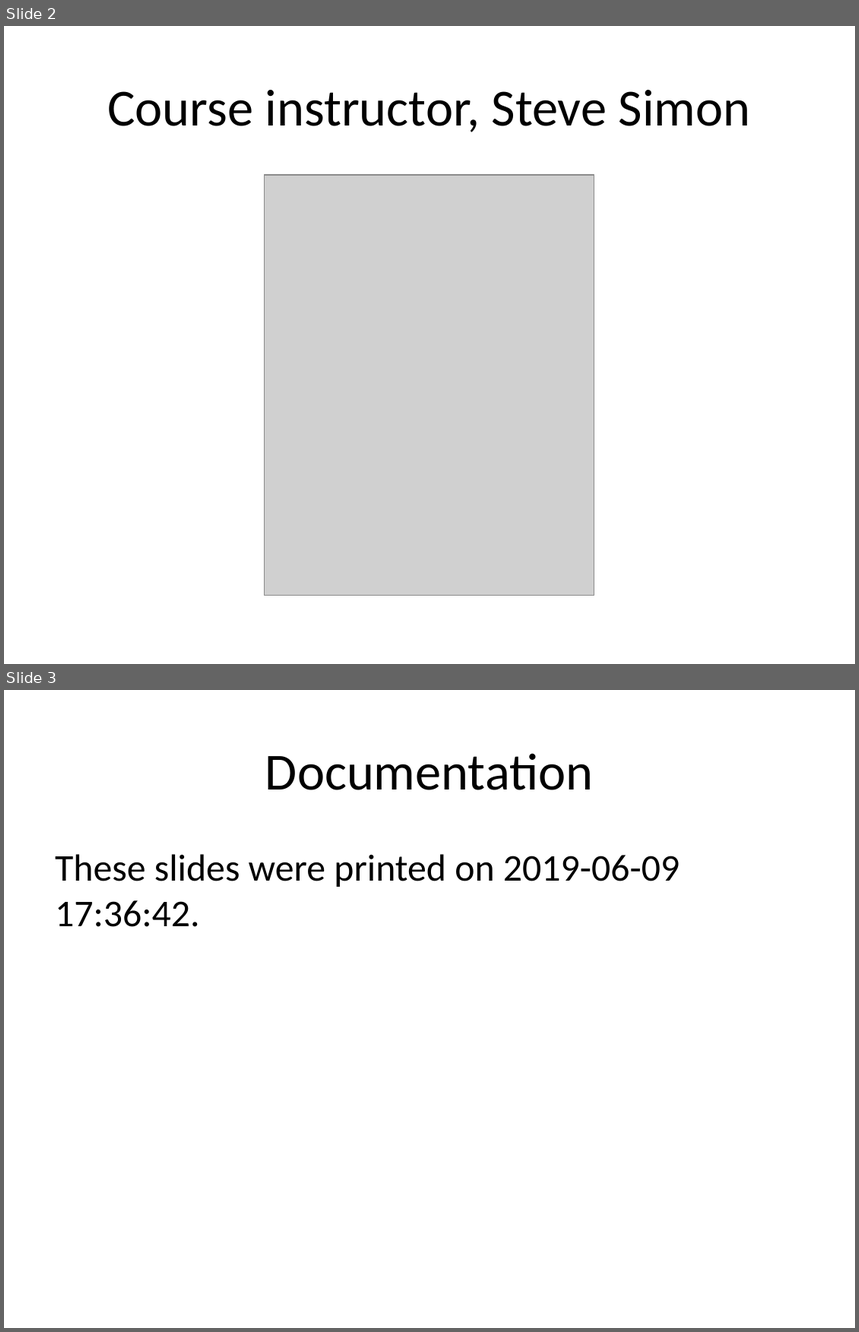
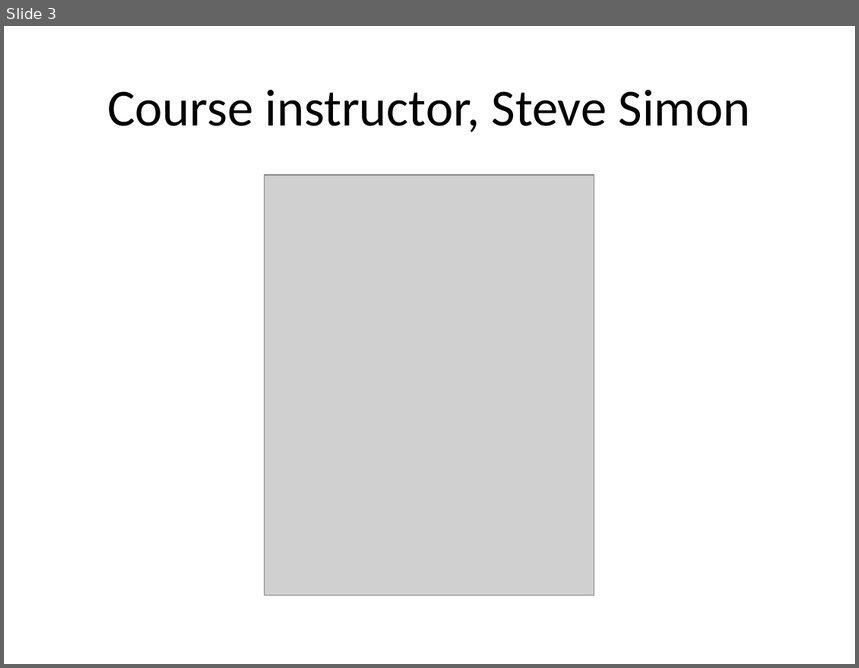
Before and after one commit to pmean/introduction-to-SAS, a slide deck: part0/src/getting-started.pptx. Shown one above the other, each under a label of ours: slides 2 and 3 before the commit, slide 3 after it. The pictures are 859x1332 and 859x668 pixels, drawn with LibreOffice and Linux fonts; fonts in the diff are those of the drawing; grey boxes stand for pictures. Boxes give left, top, right and bottom in pixels: in the first picture for what was removed or moved away, otherwise in the second. Text is boxed around its words. In the diff, an @@ line names an element or a change of style, - is before the commit and + after.

```diff
--- a/part0/src/getting-started.pptx
+++ b/part0/src/getting-started.pptx
@@ slide 3 removed at (x1=4, y1=690, x2=855, y2=1328), background #FFFFFF @@
@@ title removed at (x1=265, y1=753, x2=593, y2=790) @@
-Documentation
@@ text removed at (x1=55, y1=854, x2=680, y2=927) @@
-These slides were printed on 2019-06-09 17:36:42.
@@ what was slide 2 is now slide 3 @@
```
Also in this commit, not shown: 3 slides changed, 23 slides added, 15 other slides removed, 3 other files.
